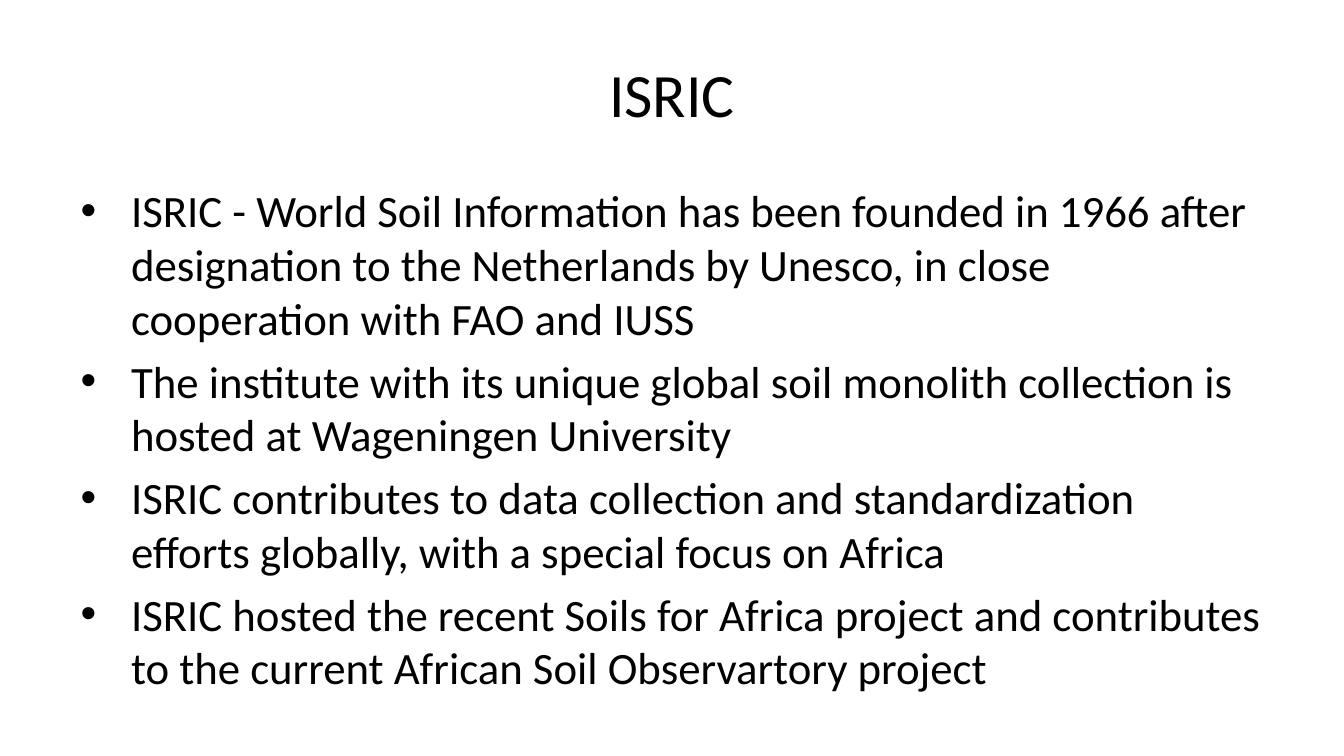
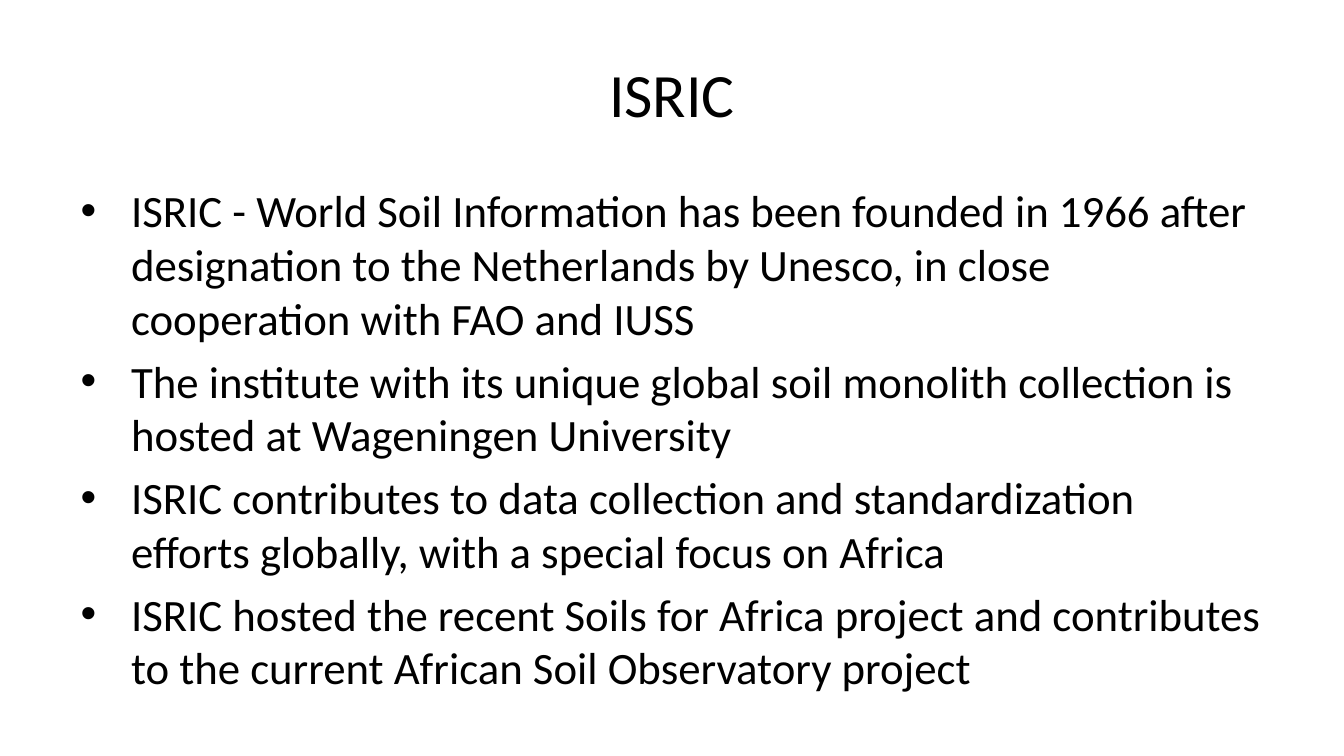
Before and after one commit to pvgenuchten/slides, a slide deck: slide 2 of slides/2026-soil-information-systems-for-decision-making-in-africa.pptx. Drawn at 1344x756 pixels with LibreOffice and Linux fonts; fonts in the diff are those of the drawing. Boxes give left, top, right and bottom in pixels: in the first picture for what was removed or moved away, otherwise in the second. Text is boxed around its words. In the diff, an @@ line names an element or a change of style, - is before the commit and + after.

```diff
--- a/slides/2026-soil-information-systems-for-decision-making-in-africa.pptx
+++ b/slides/2026-soil-information-systems-for-decision-making-in-africa.pptx
@@ text at [131, 600, 1260, 692]: text changed @@
-• ISRIC hosted the recent Soils for Africa project and contributes to the current African Soil Observartory project
+• ISRIC hosted the recent Soils for Africa project and contributes to the current African Soil Observatory project
```
Also in this commit, not shown: 4 other slides changed, 2 slides added, 13 other files.
